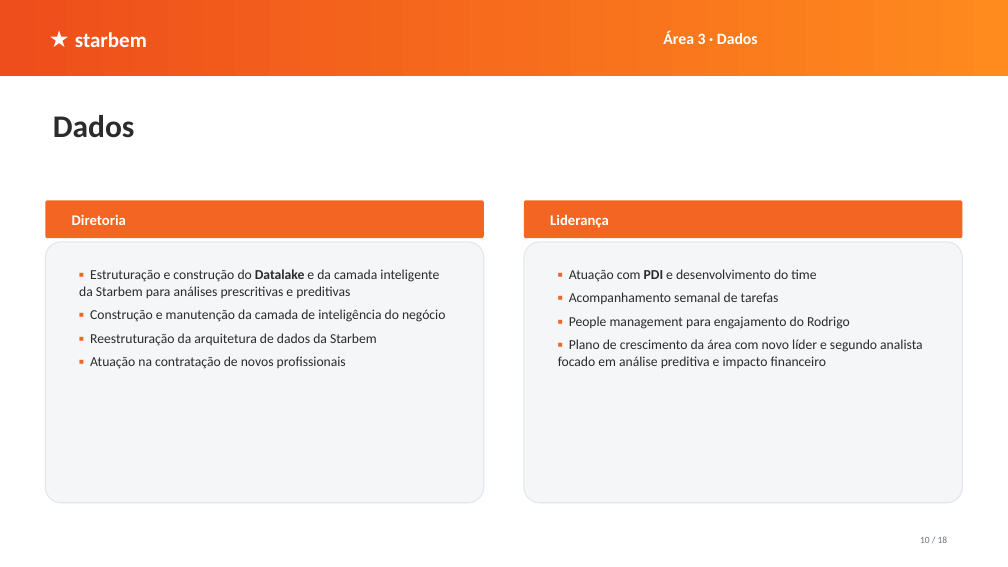
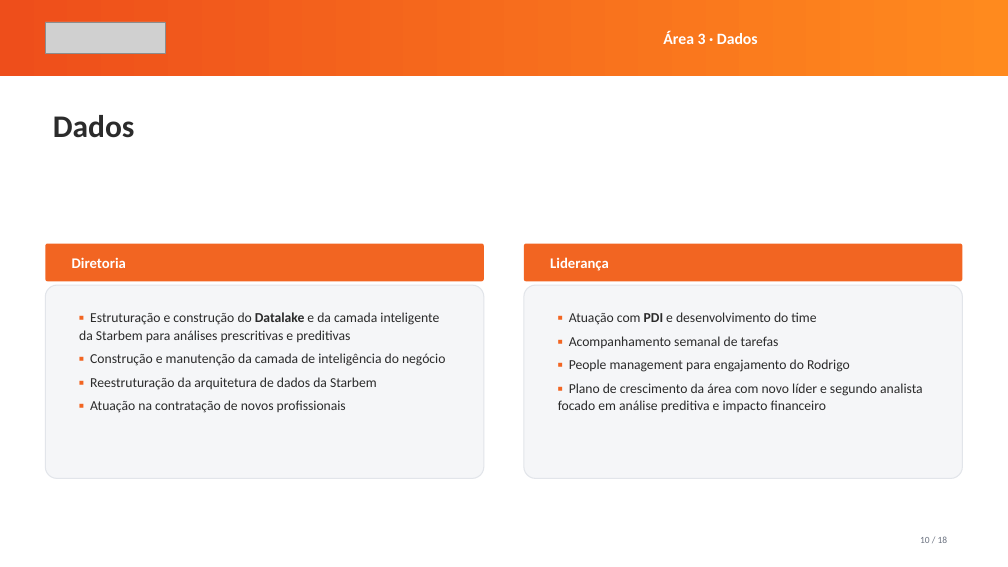
Before and after one commit to renato-dmb/agenda-facil, a slide deck: slide 10 of docs/conversa-ceo/apresentacao.pptx. Drawn at 1008x567 pixels with LibreOffice and Linux fonts; fonts in the diff are those of the drawing; grey boxes stand for pictures. Boxes give left, top, right and bottom in pixels: in the first picture for what was removed or moved away, otherwise in the second. Text is boxed around its words. In the diff, an @@ line names an element or a change of style, - is before the commit and + after.

```diff
--- a/docs/conversa-ceo/apresentacao.pptx
+++ b/docs/conversa-ceo/apresentacao.pptx
@@ picture added at (45, 22, 165, 54) @@
@@ text removed at (75, 32, 147, 47) @@
-★ starbem
@@ 2 texts, 2 rounded rectangles: place and size @@
-2 texts, 2 rounded rectangles at (45, 200, 963, 238)
+2 texts, 2 rounded rectangles at (45, 243, 963, 281)
@@ rounded rectangle: place and size @@
-rounded rectangle at (45, 242, 484, 503)
+rounded rectangle at (45, 285, 484, 479)
@@ rounded rectangle: place and size @@
-rounded rectangle at (524, 242, 963, 503)
+rounded rectangle at (524, 285, 963, 479)
@@ text "▪ Estruturação e construção do ...": place and size @@
-text "▪ Estruturação e construção do ..." at (79, 269, 445, 369)
+text "▪ Estruturação e construção do ..." at (79, 312, 445, 413)
@@ text "▪ Atuação com PDI e ...": place and size @@
-text "▪ Atuação com PDI e ..." at (558, 269, 923, 368)
+text "▪ Atuação com PDI e ..." at (558, 312, 923, 412)
```
Also in this commit, not shown: 17 other slides changed, 6 other files.
